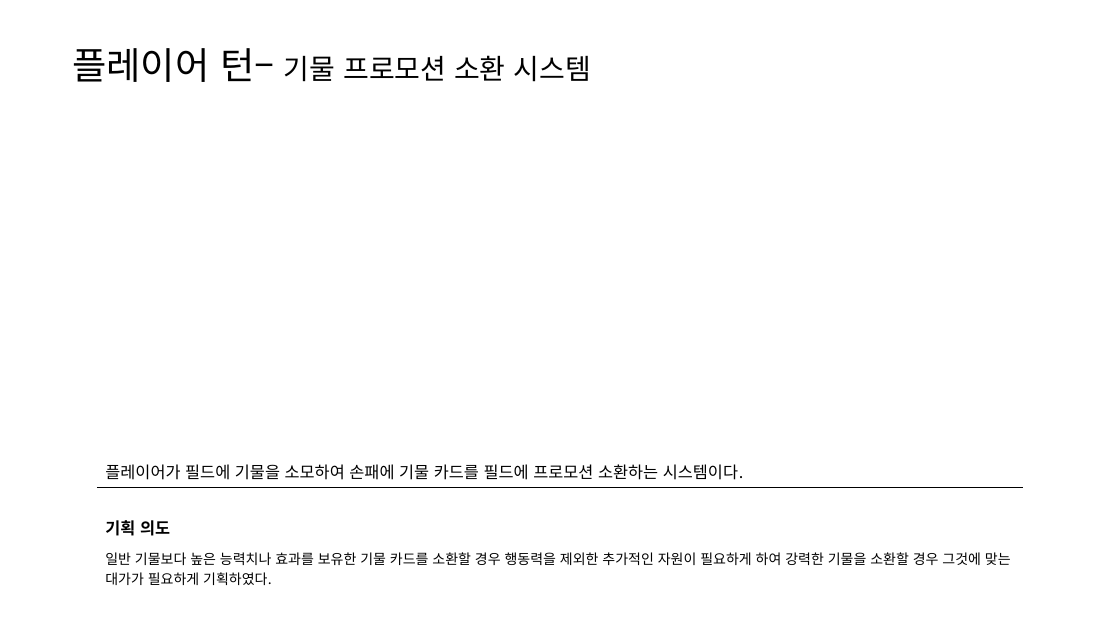
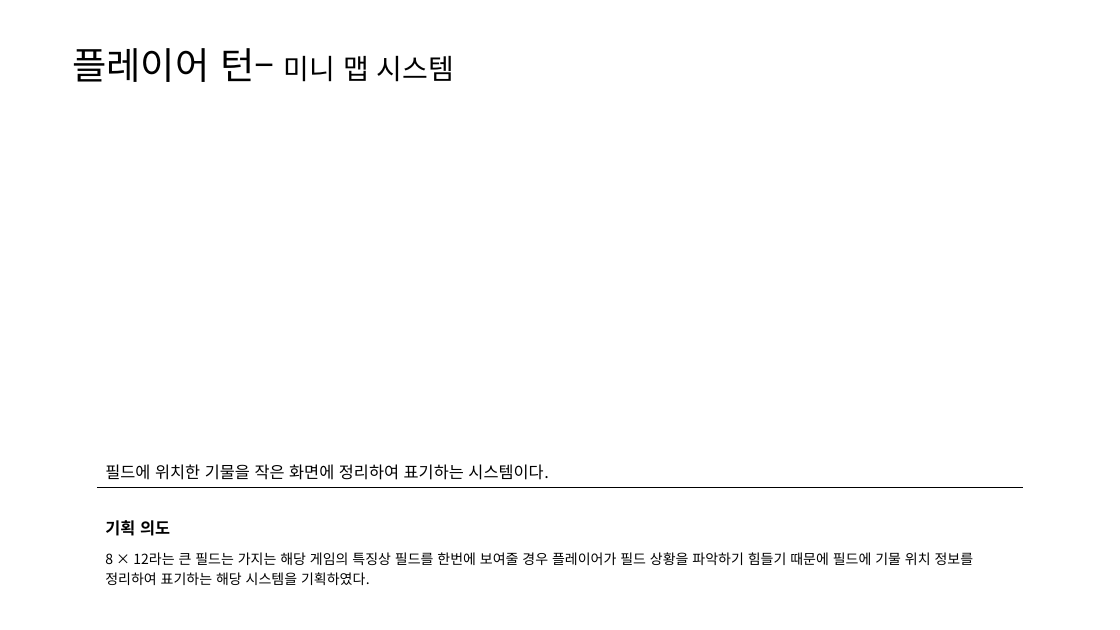
Before and after one commit to yjk0401/unityenginebasic_9th, a slide deck: slide 11 of 기획/체스/체스 전투 시스템 기획서.pptx (slide 10 before the commit). Drawn at 1120x630 pixels with LibreOffice and Linux fonts; fonts in the diff are those of the drawing. Boxes give left, top, right and bottom in pixels: in the first picture for what was removed or moved away, otherwise in the second. Text is boxed around its words. In the diff, an @@ line names an element or a change of style, - is before the commit and + after.

```diff
--- a/기획/체스/체스 전투 시스템 기획서.pptx
+++ b/기획/체스/체스 전투 시스템 기획서.pptx
@@ text at [72, 48, 454, 82]: text changed; size 24 to 32 pt @@
-플레이어 턴– 기물 프로모션 소환 시스템
+플레이어 턴– 미니 맵 시스템
@@ table at [97, 455, 1023, 589] @@
-row 1, column 1: 플레이어가 필드에 기물을 소모하여 손패에 기물 카드를 필드에 프로모션 소환하는 시스템이다.
+row 1, column 1: 필드에 위치한 기물을 작은 화면에 정리하여 표기하는 시스템이다.
-row 3, column 1: 일반 기물보다 높은 능력치나 효과를 보유한 기물 카드를 소환할 경우 행동력을 제외한 추가적인 자원이 필요하게 하여 강력한 기물을 소환할 경우 그것에 맞는 대가가 필요하게 기획하였다.
+row 3, column 1: 8 × 12라는 큰 필드는 가지는 해당 게임의 특징상 필드를 한번에 보여줄 경우 플레이어가 필드 상황을 파악하기 힘들기 때문에 필드에 기물 위치 정보를 정리하여 표기하는 해당 시스템을 기획하였다.
```
Also in this commit, not shown: 8 other slides changed, 3 slides added, 14 other files.
